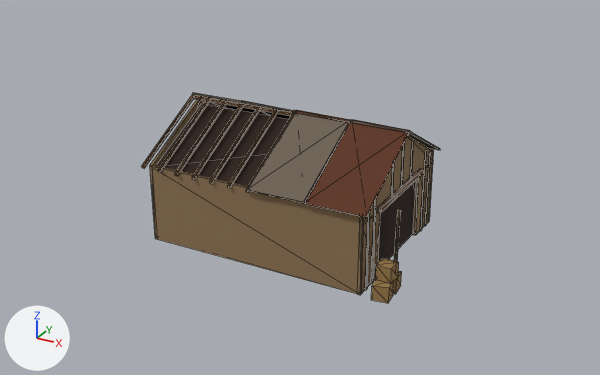
A saved change to the glTF model game/public/models/barn.glb.
The view is the same before and after, from a 50 mm camera at (19.8, -35.4, 20.3) aimed at (0.1, 0.3, 2.4). Lighting does not change. The marker at lower left points along +X, +Y and +Z. The first picture is the older version. Mesh edges are drawn as thin lines. Vertices at exactly the same position are counted once.

Names of what the first picture shows: 'barn'.
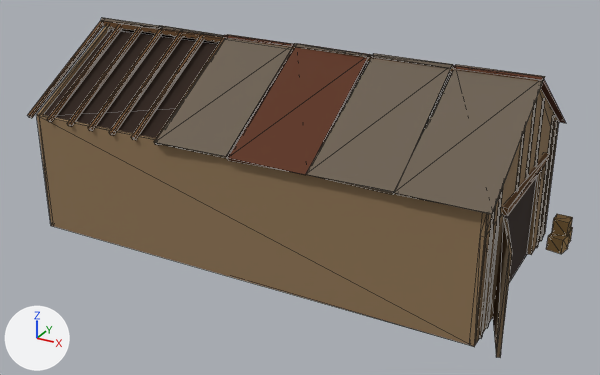
Changed parts and their boxes [x1, y1, x2, y2] in the pictures (600 x 375 px; the box of a moved part takes in the faces that stretch with it):
'barn', reshaped (82% wider, 62% taller)
    before: [141, 93, 440, 303]
    after: [28, 18, 573, 358]
part 1 of me_inside, moved or reshaped
    before: [413, 163, 433, 235]
    after: [527, 146, 556, 255]
part 2 of me_inside, added
    after: [480, 207, 496, 339]
part 3 of me_inside, added
    after: [486, 185, 504, 328]
part 4 of me_inside, added
    after: [536, 115, 555, 248]
part 5 of me_inside, added
    after: [540, 120, 558, 241]
part 6 of me_inside, added (mostly hidden)
    after: [516, 130, 525, 191]
part 7 of me_inside, added (mostly hidden)
    after: [526, 99, 537, 179]
part 8 of me_inside, added
    after: [535, 98, 545, 167]
part 9 of me_inside, added (brown)
    after: [503, 152, 550, 216]
part 10 of me_inside, moved or reshaped
    before: [141, 94, 194, 169]
    after: [28, 21, 103, 118]
part 11 of me_inside, moved or reshaped
    before: [158, 97, 210, 172]
    after: [47, 24, 122, 122]
part 12 of me_inside, moved or reshaped
    before: [175, 100, 227, 176]
    after: [67, 27, 142, 127]
part 13 of me_inside, moved or reshaped
    before: [192, 103, 243, 180]
    after: [88, 30, 162, 131]
part 14 of me_inside, moved or reshaped
    before: [209, 106, 260, 184]
    after: [109, 33, 182, 136]
part 15 of me_inside, moved or reshaped
    before: [227, 109, 278, 188]
    after: [131, 35, 204, 140]
part 16 of me_inside, moved or reshaped
    before: [246, 112, 294, 193]
    after: [154, 38, 224, 145]
part 17 of me_inside, added
    after: [103, 21, 542, 82]
part 18 of me_inside, deleted
    before: [150, 93, 440, 303]
part 19 of me_inside, added
    after: [37, 18, 573, 358]

Edits to the bpy script that builds the scene:
```text
Change me_inside:
    used by ob_barn; location = (0.0, 0.0, 0.0)
    remove me_inside.from_pydata(...)  # 310 vertices, 468 faces; spans x -6.37..7.46, y -4.81..7.65, z -0.03..6.89
    add me_inside.from_pydata(...)  # 350 vertices, 528 faces; spans x -12.4..13.48, y -6.39..10.15, z -0.02..10.33
    me_inside part 1: the loose piece of 8 vertices spanning x 5.83..6.02, y 2.49..4.5, z -0.01..3.6 is scaled about its middle by (1.31, 1.35, 1.45), then moved by (5.97, 1.15, 0.8)
    me_inside part 2: a new loose piece, a box spanning x 11.99..12.07, y -5.28..-5.12, z 0.0..6.68, in mat_plank_dark (brown #6a5840)
    me_inside part 3: a new loose piece, a box spanning x 11.99..12.07, y -4.38..-4.22, z 0.0..7.22, in mat_plank_dark (brown #6a5840)
    me_inside part 4: a new loose piece, a box spanning x 11.99..12.07, y 4.22..4.38, z 0.0..7.22, in mat_plank_dark (brown #6a5840)
    me_inside part 5: a new loose piece, a box spanning x 11.99..12.07, y 5.12..5.28, z 0.0..6.68, in mat_plank_dark (brown #6a5840)
    me_inside part 6: a new loose piece, a box spanning x 11.99..12.07, y -1.68..-1.52, z 5.2..8.84, in mat_plank_dark (brown #6a5840)
    me_inside part 7: a new loose piece, a box spanning x 11.99..12.07, y -0.08..0.08, z 5.2..9.8, in mat_plank_dark (brown #6a5840)
    me_inside part 8: a new loose piece, a box spanning x 11.99..12.07, y 1.52..1.68, z 5.2..8.84, in mat_plank_dark (brown #6a5840)
    me_inside part 9: a new loose piece, a box spanning x 11.93..12.23, y -3.6..3.6, z 5.17..5.53, in mat_rafter (brown #6a4a2a)
    me_inside part 10: the loose piece of 8 vertices spanning x -6.37..-6.23, y -4.73..0.03, z 4.04..6.71 is scaled about its middle by (1.43, 1.32, 1.47), then moved by (-6.0, -0.75, 2.8)
    me_inside part 11: the loose piece of 8 vertices spanning x -5.32..-5.18, y -4.73..0.03, z 4.04..6.71 is scaled about its middle by (1.43, 1.32, 1.47), then moved by (-5.68, -0.75, 2.8)
    me_inside part 12: the loose piece of 8 vertices spanning x -4.27..-4.13, y -4.73..0.03, z 4.04..6.71 is scaled about its middle by (1.43, 1.32, 1.47), then moved by (-5.37, -0.75, 2.8)
    me_inside part 13: the loose piece of 8 vertices spanning x -3.22..-3.08, y -4.73..0.03, z 4.04..6.71 is scaled about its middle by (1.43, 1.32, 1.47), then moved by (-5.05, -0.75, 2.8)
    me_inside part 14: the loose piece of 8 vertices spanning x -2.17..-2.03, y -4.73..0.03, z 4.04..6.71 is scaled about its middle by (1.43, 1.32, 1.47), then moved by (-4.73, -0.75, 2.8)
    me_inside part 15: the loose piece of 8 vertices spanning x -1.12..-0.98, y -4.73..0.03, z 4.04..6.71 is scaled about its middle by (1.43, 1.32, 1.47), then moved by (-4.42, -0.75, 2.8)
    me_inside part 16: the loose piece of 8 vertices spanning x -0.07..0.07, y -4.73..0.03, z 4.04..6.71 is scaled about its middle by (1.43, 1.32, 1.47), then moved by (-4.1, -0.75, 2.8)
    me_inside part 17: a new loose piece, a box spanning x -12.2..12.2, y -0.15..0.15, z 9.85..10.15, in mat_rafter (brown #6a4a2a)
    me_inside part 18: 30 loose pieces with 246 vertices, spanning x -6.31..7.46, y -4.81..7.65, z -0.03..6.89, are deleted
    me_inside part 19: 190 vertices added at x -12.31..13.48, y -6.39..10.15, z -0.02..10.33
    other edits to the shape of me_inside do not show in these pictures
```
